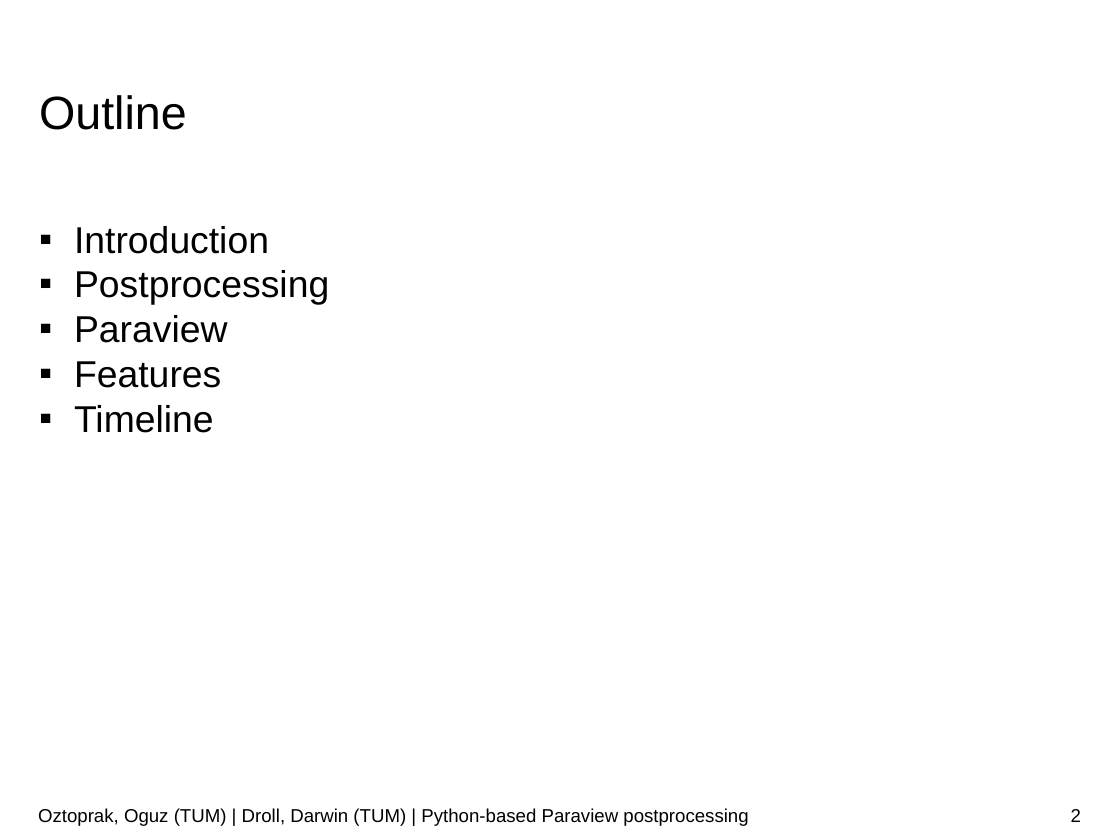
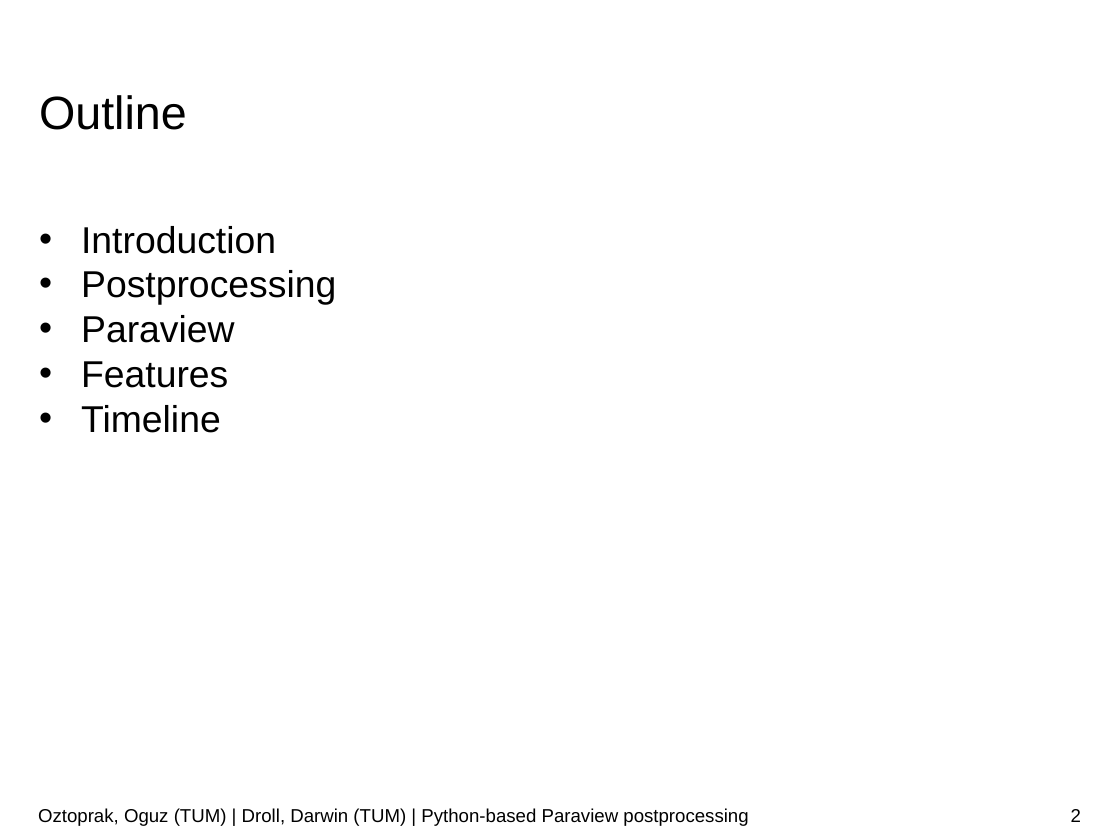
Before and after one commit to JusticeBoi/Paraview-PostProcessing-SoftwareLab, a slide deck: slide 2 of Paraview-postprocessor.pptx. Drawn at 1120x840 pixels with LibreOffice and Linux fonts; fonts in the diff are those of the drawing; background and template pictures are left out. Boxes give left, top, right and bottom in pixels: in the first picture for what was removed or moved away, otherwise in the second. Text is boxed around its words. In the diff, an @@ line names an element or a change of style, - is before the commit and + after.

```diff
--- a/Paraview-postprocessor.pptx
+++ b/Paraview-postprocessor.pptx
@@ text "Introduction" at box(81, 226, 336, 433): bullet ▪ to • @@
```
Also in this commit, not shown: 6 other slides changed, 1 slide added.
